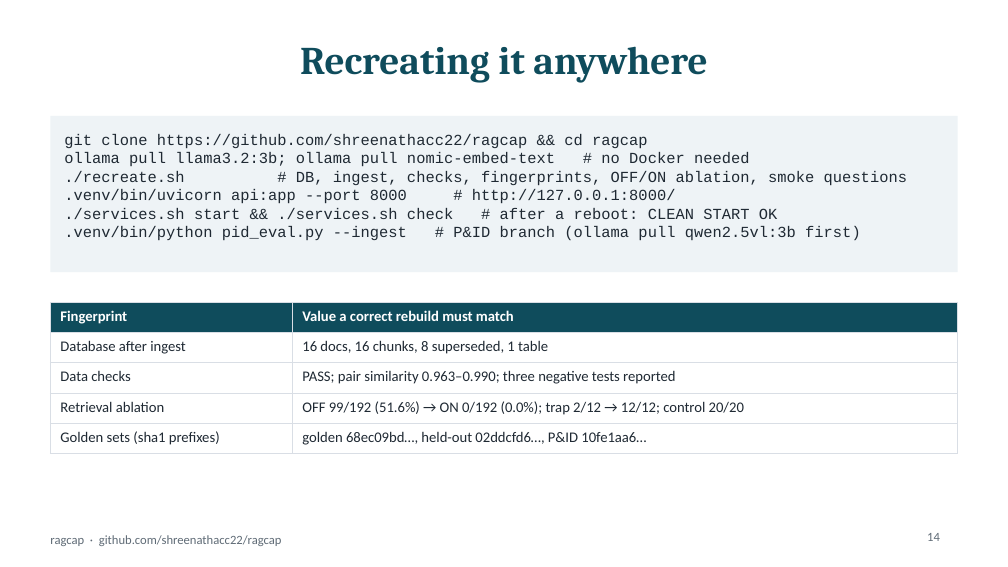
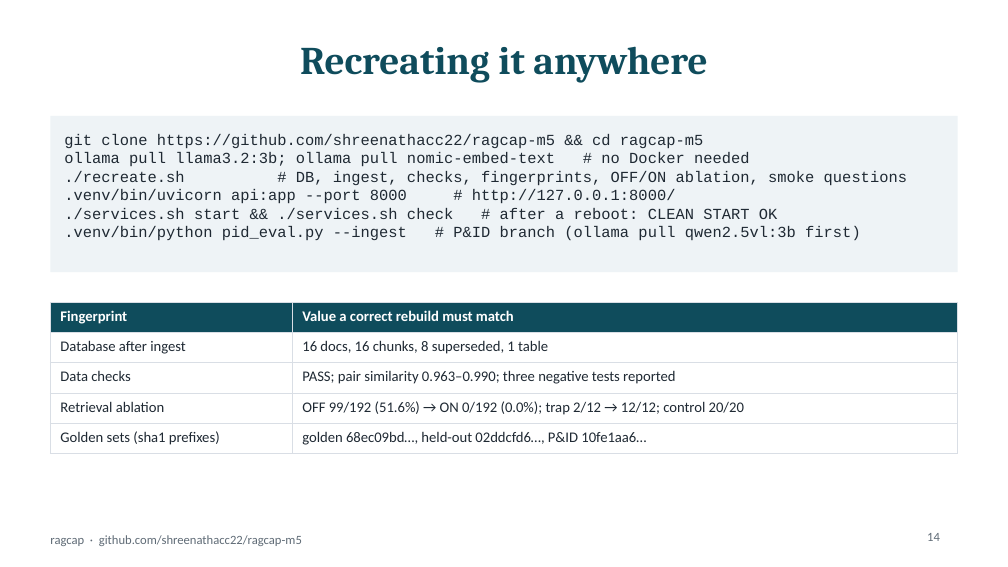
Before and after one commit to shreenathacc22/ragcap-m5, a slide deck: slide 14 of docs/ragcap_deck.pptx. Drawn at 1008x567 pixels with LibreOffice and Linux fonts; fonts in the diff are those of the drawing. Boxes give left, top, right and bottom in pixels: in the first picture for what was removed or moved away, otherwise in the second. Text is boxed around its words. In the diff, an @@ line names an element or a change of style, - is before the commit and + after.

```diff
--- a/docs/ragcap_deck.pptx
+++ b/docs/ragcap_deck.pptx
@@ text in rectangle at (x1=64, y1=134, x2=703, y2=148): text changed @@
-git clone https://github.com/shreenathacc22/ragcap && cd ragcap
+git clone https://github.com/shreenathacc22/ragcap-m5 && cd ragcap-m5
@@ text at (x1=50, y1=535, x2=302, y2=546): text changed @@
-ragcap · github.com/shreenathacc22/ragcap
+ragcap · github.com/shreenathacc22/ragcap-m5
```
Also in this commit, not shown: 14 other slides changed, 18 other files.
